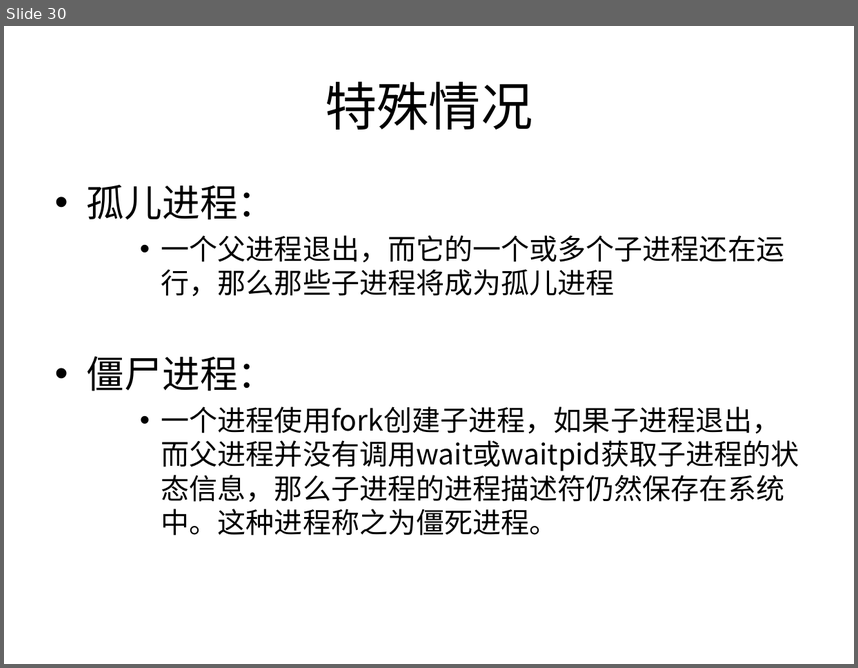
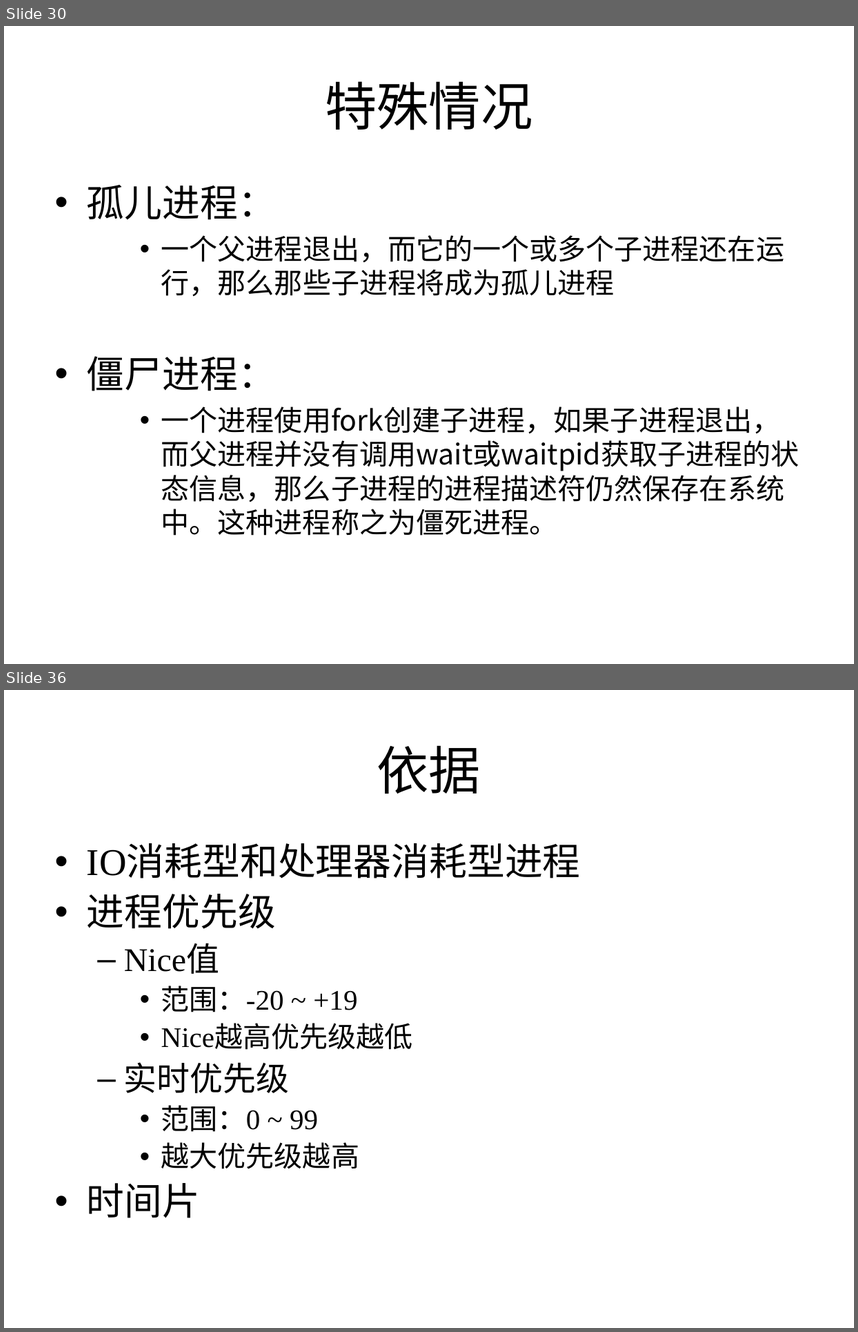
Before and after one commit to Winddoing/embedded_linux_notes, a slide deck: doc/进程调度/进程调度.ppt. Shown one above the other, each under a label of ours: slide 30 before the commit, slides 30 and 36 after it; the slides between them are not shown. The pictures are 858x668 and 858x1332 pixels, drawn with LibreOffice and Linux fonts; fonts in the diff are those of the drawing. Boxes give left, top, right and bottom in pixels: in the first picture for what was removed or moved away, otherwise in the second. Text is boxed around its words. In the diff, an @@ line names an element or a change of style, - is before the commit and + after.

```diff
--- a/doc/进程调度/进程调度.ppt
+++ b/doc/进程调度/进程调度.ppt
@@ slide 36 added at (x1=4, y1=690, x2=854, y2=1328), background #FFFFFF @@
@@ title added at (x1=377, y1=746, x2=481, y2=793), 44 pt, text #000000 @@
+依据
@@ text added at (x1=87, y1=846, x2=581, y2=1218), 24 pt, text #000000 @@
+• IO消耗型和处理器消耗型进程
+• 进程优先级
+  – Nice值
+    • 范围：-20 ~ +19
+    • Nice越高优先级越低
+  – 实时优先级
+    • 范围：0 ~ 99
+    • 越大优先级越高
+• 时间片
```
Also in this commit, not shown: 3 slides changed, 13 other slides added, 1 other file.
